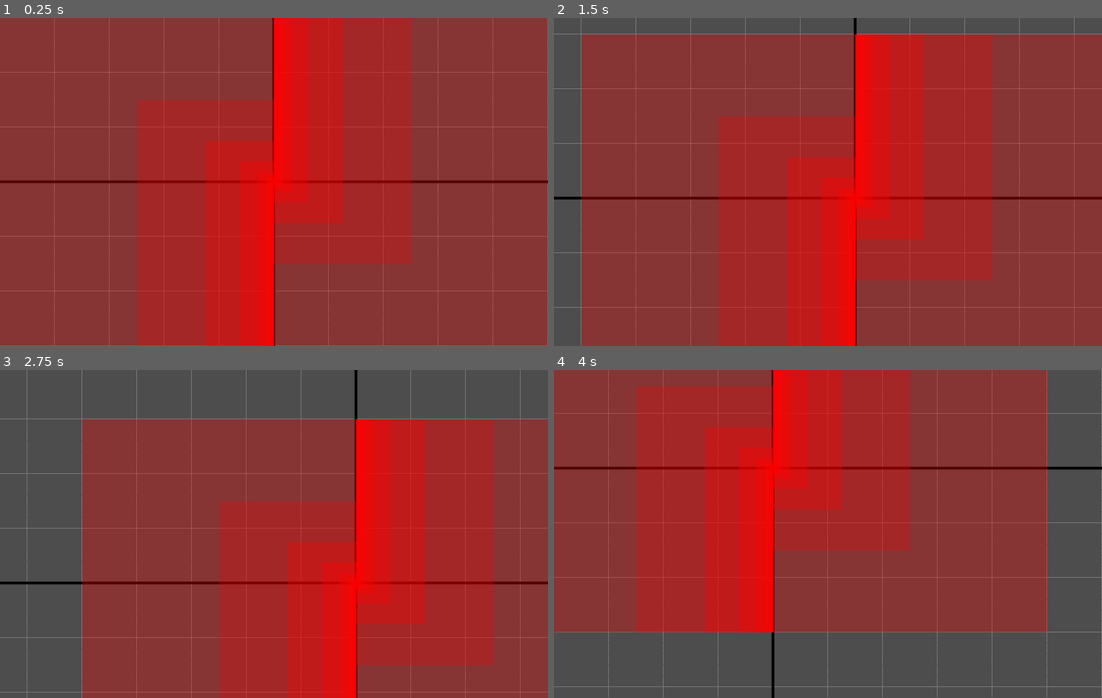
Above: before the commit, frames 1-4 (two rows, left to right).
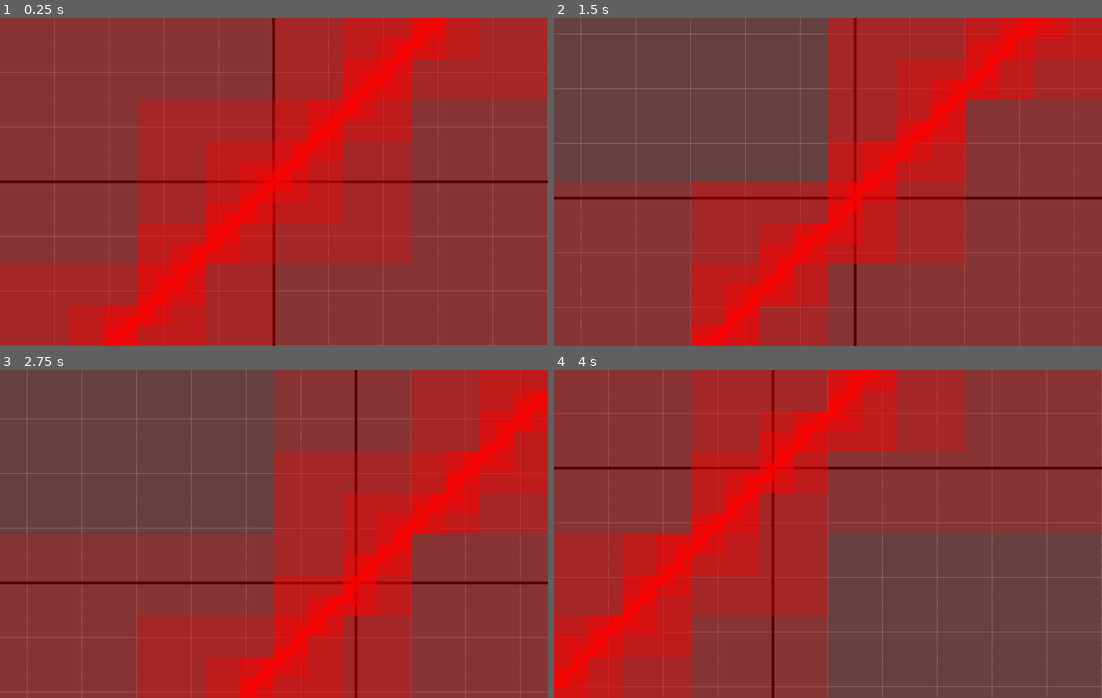
Above: after the commit, the same moments.

Repository: Drillix08/Opticos
Game: Godot game, scene res://graph_environment.tscn
Same seed, same stepped clock (60 frames per second), same inputs: the game is played once before the commit and once after it. The project has no main scene, so this scene is started directly.
Inputs (mouse positions are in pixels of both pictures, inside the frame that each line leads up to):
- Up to frame 1 (0.25 s): no input
- Up to frame 2 (1.5 s): tap Enter at 0.5 s; move the mouse to (948, 165) at 0.52 s; click (948, 165) at 0.67 s; tap Space at 1.25 s; drag from (718, 198) to (800, 247) at 1.27 s
- Up to frame 3 (2.75 s): tap Enter at 2 s; move the mouse to (328, 461) at 2.02 s; click (328, 461) at 2.17 s
- Up to frame 4 (4 s): tap Space at 2.75 s; drag from (800, 599) to (663, 484) at 2.77 s; tap Enter at 3.5 s; move the mouse to (992, 583) at 3.52 s; click (992, 583) at 3.67 s

The runs differ from the first frame. In frame 1, 30% of the frame differs, in the area x 0-100%, y 0-100%; in frame 2, 57%; in frame 3, 70%; in frame 4, 71%.

Commit message:
Rectangle method y=x + godot coord diagram

Diff:
--- a/source/graph-environment/graph_environment.tscn
+++ b/source/graph-environment/graph_environment.tscn
@@ -12,5 +12,3 @@
 grow_horizontal = 2
 grow_vertical = 2
 script = ExtResource("1_17ijq")
-grid_spacing = null
-major_every = null
--- a/source/graph-environment/grid.gd
+++ b/source/graph-environment/grid.gd
@@ -57,18 +57,13 @@
 	draw_line(Vector2(0, 300 + origin.y), Vector2(1000, 300 + origin.y), Color(0.0, 0.0, 0.0, 1.0), 5.0)
 	draw_line(Vector2(500 + origin.x, 0), Vector2(500 + origin.x, 600), Color(0.0, 0.0, 0.0, 1.0), 5.0)
 
-	var full_screen_rect: Rect2 = Rect2(Vector2(0,0) + origin, Vector2(windowSize.x, windowSize.y))
+	var full_screen_rect: Rect2 = Rect2(Vector2(0,0), Vector2(windowSize.x, windowSize.y))
 	#var full_screen_rect: Rect2 = Rect2(Vector2(495,295) + origin, Vector2(10,10))
 	draw_rect(full_screen_rect, Color(255,0,0,.15))
 	LineRectMethod(full_screen_rect, 10, Color(255,0,0, .15))
 
-func _process(delta: float):
-	print(1)
-	var windowSize :Vector2i = DisplayServer.window_get_size()
-	var full_screen_rect: Rect2 = Rect2(Vector2(0,0), Vector2(windowSize.x, windowSize.y))
-	#var full_screen_rect: Rect2 = Rect2(Vector2(495,295) + origin, Vector2(10,10))
-	draw_rect(full_screen_rect, Color(255,0,0,.15))
-	LineRectMethod(full_screen_rect, 10, Color(255,0,0, .15))
+func _process(_delta: float):
+	queue_redraw()
 
 
 #controlls the moving of the "camera" when you click and drag
@@ -82,6 +77,7 @@
 		origin += delta
 		lastMousePos = event.position
 		queue_redraw()
+	print(origin)
 
 func LineRectMethod(rect: Rect2, maxSize: int, color: Color):
 	if(rect.size.x <= maxSize): return
@@ -108,9 +104,9 @@
 	#var topRightCoord = Vector2(rect.position.x - 500, -(rect.position.y+rect.size.y-300)) - origin
 	#var bottomLeftCoord = Vector2(rect.position.x+rect.size.x - 500, -(rect.position.y-300)) - origin
 	var bottomRightCoord = Vector2(rect.position.x-origin.x+rect.size.x - 500, -(rect.position.y-origin.y+rect.size.y-300))
-	if(topLeftCoord.x*topLeftCoord.x*topLeftCoord.x < topLeftCoord.y && bottomRightCoord.x*bottomRightCoord.x*bottomRightCoord.x < bottomRightCoord.y):
+	if(topLeftCoord.x < topLeftCoord.y && bottomRightCoord.x < bottomRightCoord.y):
 		return 0
-	elif(topLeftCoord.x*topLeftCoord.x*topLeftCoord.x > topLeftCoord.y && bottomRightCoord.x*bottomRightCoord.x*bottomRightCoord.x > bottomRightCoord.y):
+	elif(topLeftCoord.x > topLeftCoord.y && bottomRightCoord.x > bottomRightCoord.y):
 		return 0
 	else:
 		return 1
Binary file added: source/graph-environment/GodotCoords.jpg
